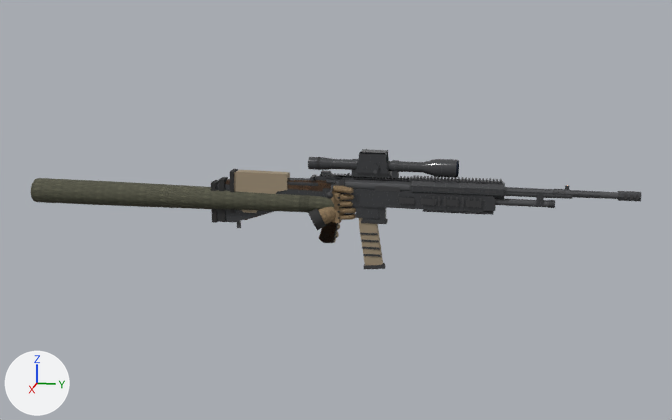
The Blender file blender/source/weapon.blend: old version first, new version second.
Rendered twice from a 50 mm lens placed at (2.681, 0.513, 0.651), pointed at (-0.008, -0.025, -0.021). The lights are fixed; the arrows at lower left show +X, +Y and +Z. The older version comes first.

In view in the first picture: 'forearm', 'hand_r', 'rifle', 'rifle_mag', 'shotgun', 'sniper' and 4 more.
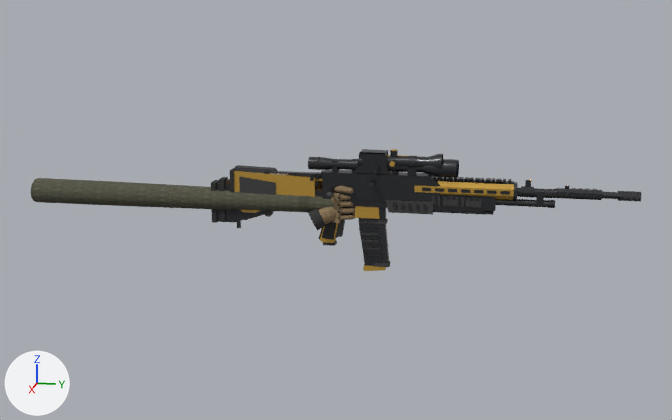
Diff of the bpy script that builds the scene:
```diff
--- a/blender/source/weapon.blend.py
+++ b/blender/source/weapon.blend.py
@@ img_gun_metal_orm_png @@
+img_gun_metal_orm_png = load_image('gun_metal_orm.png', '../../public/assets/textures/weapons/gun_metal_orm.png', 512, 512, 'Non-Color')
@@ mat_gun_gold @@
+mat_gun_gold = bpy.data.materials.new('gun_gold')
+# colours: orange #cba145, mixed with the vertex colours
+# uses the picture img_gun_metal_orm_png
+# uses the picture img_metal_normal_jpg
@@ me_semi_sniper @@
+me_semi_sniper.from_pydata(...)  # 1302 vertices, 824 faces; spans x -0.041..0.034, y -0.348..0.749, z -0.127..0.172
+me_semi_sniper.polygons.foreach_set('use_smooth', [True] * 824)
+# faces by material slot: [242, 140, 407, 8, 16, 8, 2, 1]
+me_semi_sniper.materials.append(mat_gun_gold)
+me_semi_sniper.materials.append(mat_gun_steel)
+me_semi_sniper.materials.append(mat_gun_black)
+me_semi_sniper.materials.append(mat_sight_dot)
+me_semi_sniper.materials.append(mat_gun_polymer)
+me_semi_sniper.materials.append(mat_gun_rubber)
+me_semi_sniper.materials.append(mat_gun_glass)
+me_semi_sniper.materials.append(mat_reticle_holo)
@@ me_mag_003 @@
+me_mag_003.from_pydata(...)  # 112 vertices, 74 faces; spans x -0.014..0.014, y 0.044..0.13, z -0.202..0.021
+me_mag_003.polygons.foreach_set('use_smooth', [True] * 74)
+# faces by material slot: [40, 10, 14, 10]
+me_mag_003.materials.append(mat_gun_black)
+me_mag_003.materials.append(mat_gun_steel)
+me_mag_003.materials.append(mat_gun_gold)
+me_mag_003.materials.append(mat_brass)
@@ me_mag_002 @@
+me_mag_002.from_pydata(...)  # 24 vertices, 20 faces; spans x -0.014..0.014, y 0.08..0.142, z -0.185..0.025
+me_mag_002.polygons.foreach_set('use_smooth', [True] * 20)
+# faces by material slot: [14, 6]
+me_mag_002.materials.append(mat_gun_steel)
+me_mag_002.materials.append(mat_gun_polymer)
@@ me_smg @@
+me_smg.from_pydata(...)  # 240 vertices, 156 faces; spans x -0.032..0.053, y -0.24..0.418, z -0.1..0.134
+me_smg.polygons.foreach_set('use_smooth', [True] * 156)
+# faces by material slot: [55, 31, 58, 6, 6]
+me_smg.materials.append(mat_gun_black)
+me_smg.materials.append(mat_gun_polymer)
+me_smg.materials.append(mat_gun_steel)
+me_smg.materials.append(mat_gun_rubber)
+me_smg.materials.append(mat_sight_dot)
@@ ob_semi_sniper_mag @@
+ob_semi_sniper_mag = bpy.data.objects.new('semi_sniper_mag', me_mag_003)
+ob_semi_sniper_mag.parent = ob_semi_sniper
+ob_semi_sniper_mag.location = (0.0, 0.0, 0.0)
@@ ob_semi_sniper @@
+ob_semi_sniper = bpy.data.objects.new('semi_sniper', me_semi_sniper)
+ob_semi_sniper.location = (0.0, 0.0, 0.0)
@@ ob_smg_mag @@
+ob_smg_mag = bpy.data.objects.new('smg_mag', me_mag_002)
+ob_smg_mag.parent = ob_smg
+ob_smg_mag.location = (0.0, 0.0, 0.0)
@@ ob_smg @@
+ob_smg = bpy.data.objects.new('smg', me_smg)
+ob_smg.location = (0.0, 0.0, 0.0)
```

Location of each change, (x1, y1, x2, y2) in pixels of the pictures (672 x 420 px):
'semi_sniper', added
    after: (230, 149, 603, 246)
    faces in mat_gun_gold: (234, 149, 514, 243)
    faces in mat_gun_black: (314, 150, 602, 246)
    faces in mat_gun_polymer: (235, 165, 278, 195)
    faces in mat_gun_rubber: (230, 168, 336, 240)
    faces in mat_gun_steel: (349, 163, 603, 214)
'smg', added
    after: (264, 161, 440, 237)
    faces in mat_gun_black: (322, 161, 440, 202)
    faces in mat_gun_polymer: (336, 200, 433, 237)
    faces in mat_gun_steel: (276, 171, 426, 211)
'semi_sniper_mag', added
    after: (359, 218, 386, 271)
    faces in mat_gun_black: (359, 218, 383, 266)
    faces in mat_gun_steel: (360, 220, 382, 256)
'smg_mag', added
    after: (373, 224, 390, 267)
    faces in mat_gun_steel: (377, 224, 389, 263)
